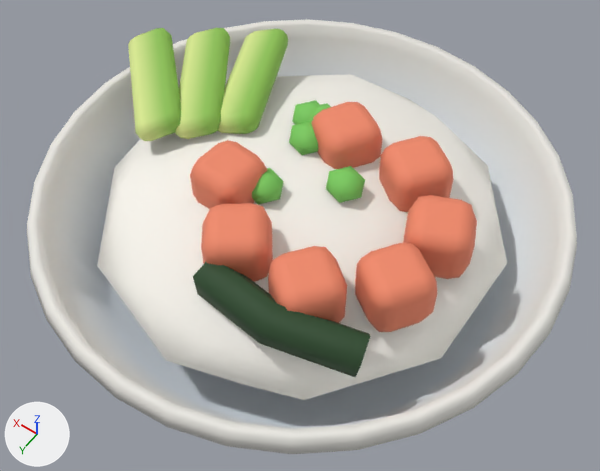
The glTF model game/assets/models/item_dish_salmon_poke.glb, before and after one commit.
Both versions are drawn from a 50 mm camera at (-0.122, 0.172, 0.311) aimed at (-0.001, 0.003, 0.044). Lighting does not change. The marker at lower left points along +X, +Y and +Z. The older version comes first.

The first picture shows 'item_dish_salmon_poke_main'.
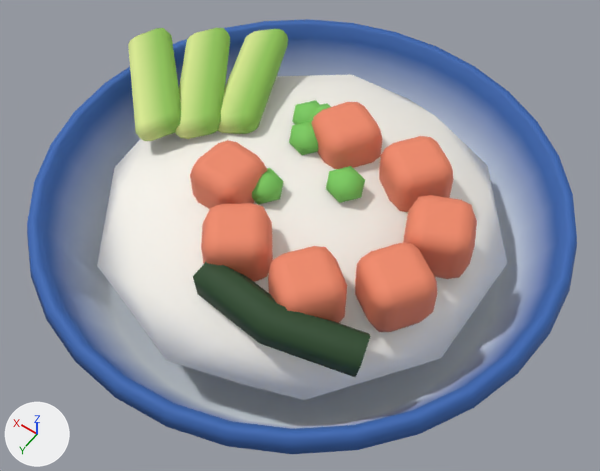
Scene script edits in JSON lines:
```json
{"block": "me_item_dish_salmon_poke_main", "where": "me_item_dish_salmon_poke_main.from_pydata(...)  # 967 vertices, 1856 faces; spans x -0.105..0.105, y -0.105..0.105, z 0.0..0.092"}
{"block": "me_item_dish_salmon_poke_main", "where": "# used by ob_item_dish_salmon_poke_main; location = (0.0, 0.0, 0.0)"}
{"block": "me_item_dish_salmon_poke_main", "change": "me_item_dish_salmon_poke_main part 1: 480 faces centred in x -0.104..0.104, y -0.104..0.104, z 0.0..0.07 are repainted in the vertex colours; the middle colour goes from white #ebeae4 to blue #3867b3"}
```

Pixel boxes [x1, y1, x2, y2] of what changed, in the pictures (600 x 471 px):
```json
{"part": 1, "of": "me_item_dish_salmon_poke_main", "change": "recoloured", "before": [27, 19, 577, 454], "after": [27, 19, 577, 454], "on screen": "white to blue"}
```
